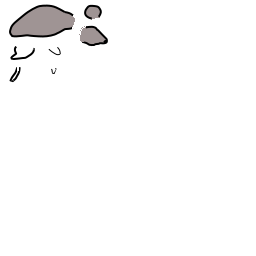
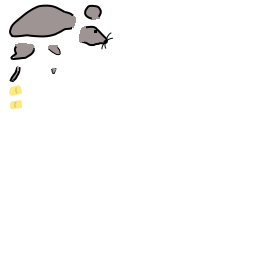
Layer changes from the first 256x256 image to the second:
painted on "Ear" over <box>92,18,100,20</box>
painted on "Leg1" over <box>15,43,35,48</box>
painted on "Arm1" over <box>48,45,58,48</box>
painted on "Body" over <box>72,15,76,28</box>
painted on "Head" over <box>79,26,113,50</box>
added layer "Queue" above "Queue2" over <box>9,85,22,108</box>
added layer "Queue2" above "Color1" over <box>9,100,23,109</box>
painted on "Color1" over <box>10,43,60,108</box>
